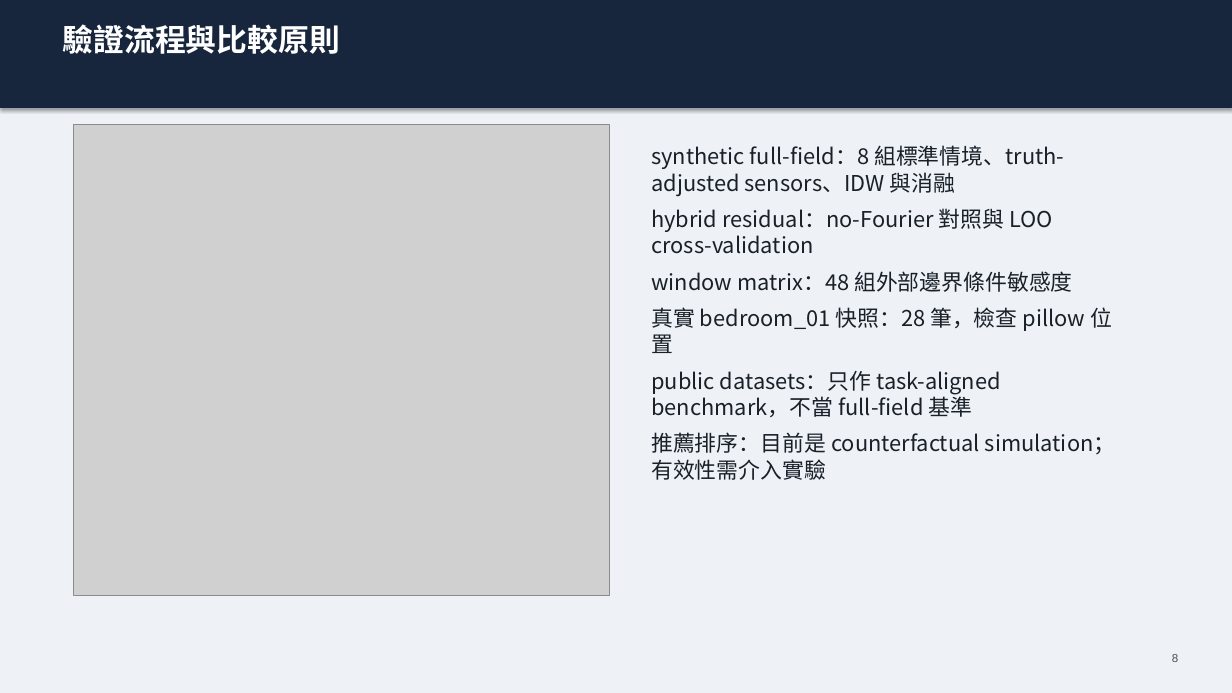
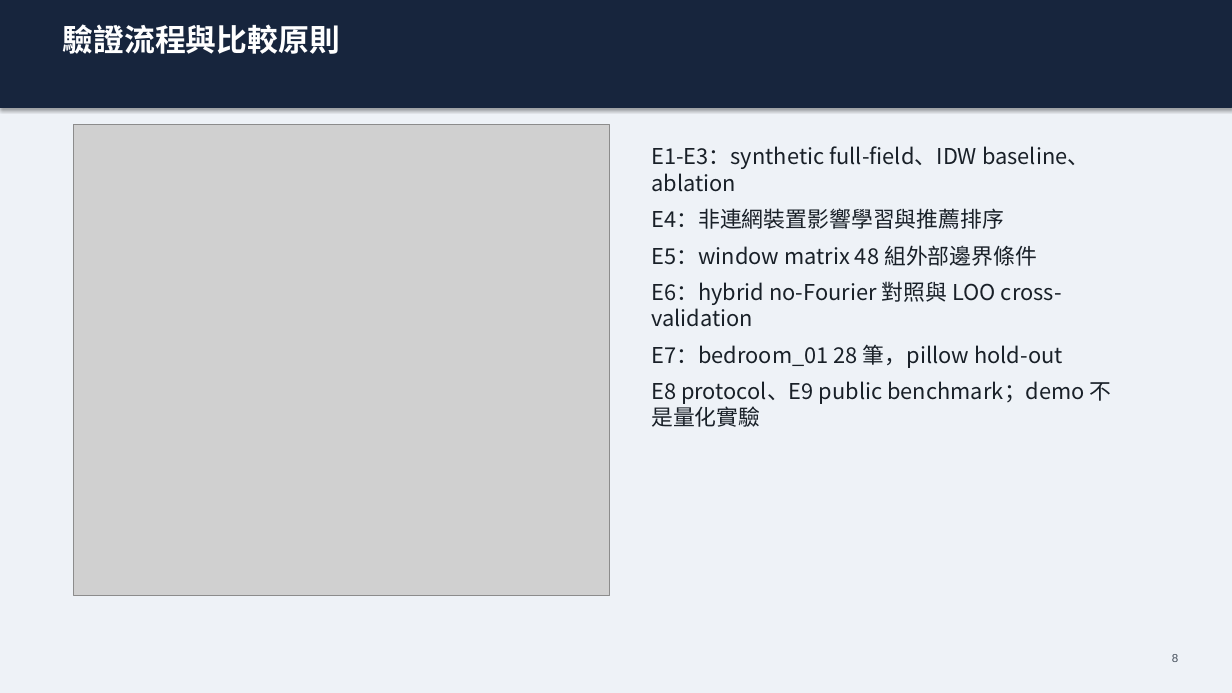
Before and after one commit to Yunitrish006006/A-Spatial-Digital-Twin-Prototype-for-Indoor-Spaces-with-Environmental-Factors, a slide deck: slide 8 of docs/papers/thesis/thesis_presentation_zh.pptx. Drawn at 1232x693 pixels with LibreOffice and Linux fonts; fonts in the diff are those of the drawing; grey boxes stand for pictures. Boxes give left, top, right and bottom in pixels: in the first picture for what was removed or moved away, otherwise in the second. Text is boxed around its words. In the diff, an @@ line names an element or a change of style, - is before the commit and + after.

Commit message:
Refactor thesis presentation scripts and add data preparation and verification tools
- Updated `build_thesis_pptx.py` to enhance presentation content with clearer experiment labels and results.
- Introduced `prepare_experiment_data.py` for downloading and normalizing public datasets, ensuring data availability for thesis verification.
- Created `run_all_thesis_experiments.py` to streamline the execution of all thesis-related experiments, including data preparation and result verification.
- Added `verify_thesis_results.py` to validate thesis results against computed evidence, generating comprehensive reports in JSON and Markdown formats.

```diff
--- a/docs/papers/thesis/thesis_presentation_zh.pptx
+++ b/docs/papers/thesis/thesis_presentation_zh.pptx
@@ text at <box>651,146,1112,427</box>: text changed @@
-synthetic full-field：8 組標準情境、truth-adjusted sensors、IDW 與消融
-hybrid residual：no-Fourier 對照與 LOO cross-validation
-window matrix：48 組外部邊界條件敏感度
-真實 bedroom_01 快照：28 筆，檢查 pillow 位置
-public datasets：只作 task-aligned benchmark，不當 full-field 基準
-推薦排序：目前是 counterfactual simulation；有效性需介入實驗
+E1-E3：synthetic full-field、IDW baseline、ablation
+E4：非連網裝置影響學習與推薦排序
+E5：window matrix 48 組外部邊界條件
+E6：hybrid no-Fourier 對照與 LOO cross-validation
+E7：bedroom_01 28 筆，pillow hold-out
+E8 protocol、E9 public benchmark；demo 不是量化實驗
```
Also in this commit, not shown: 19 other files.
